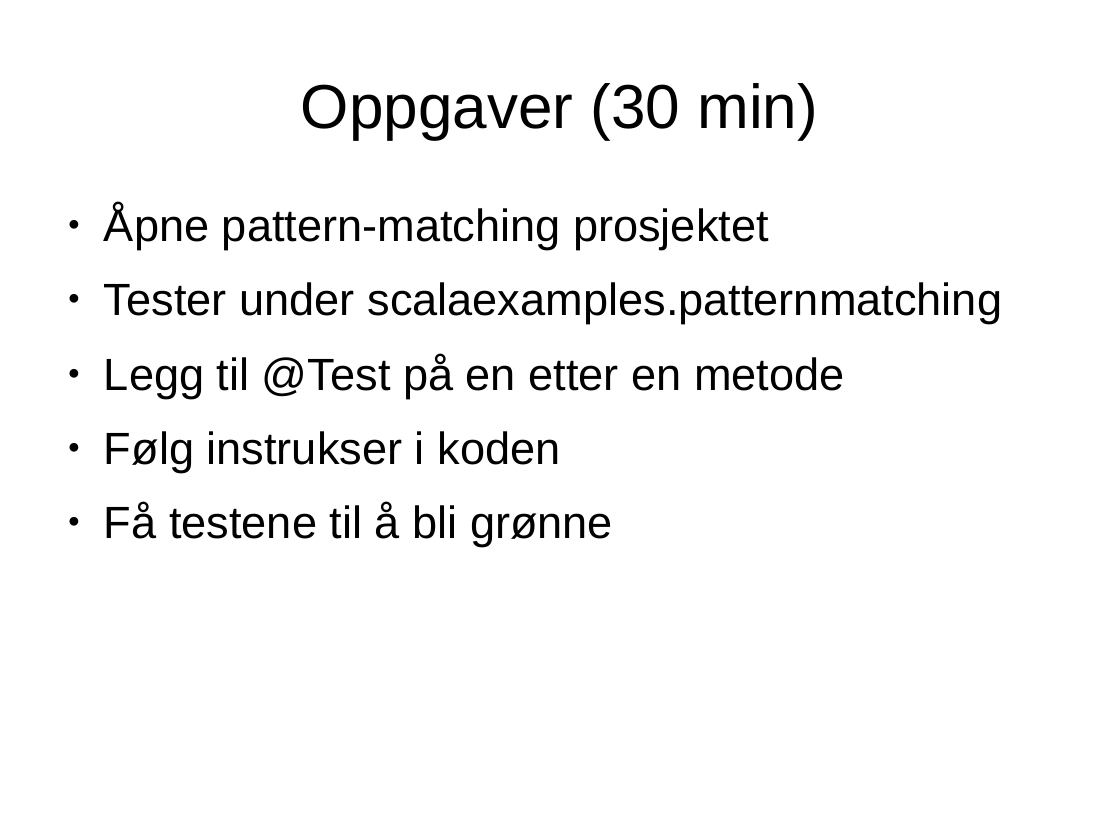
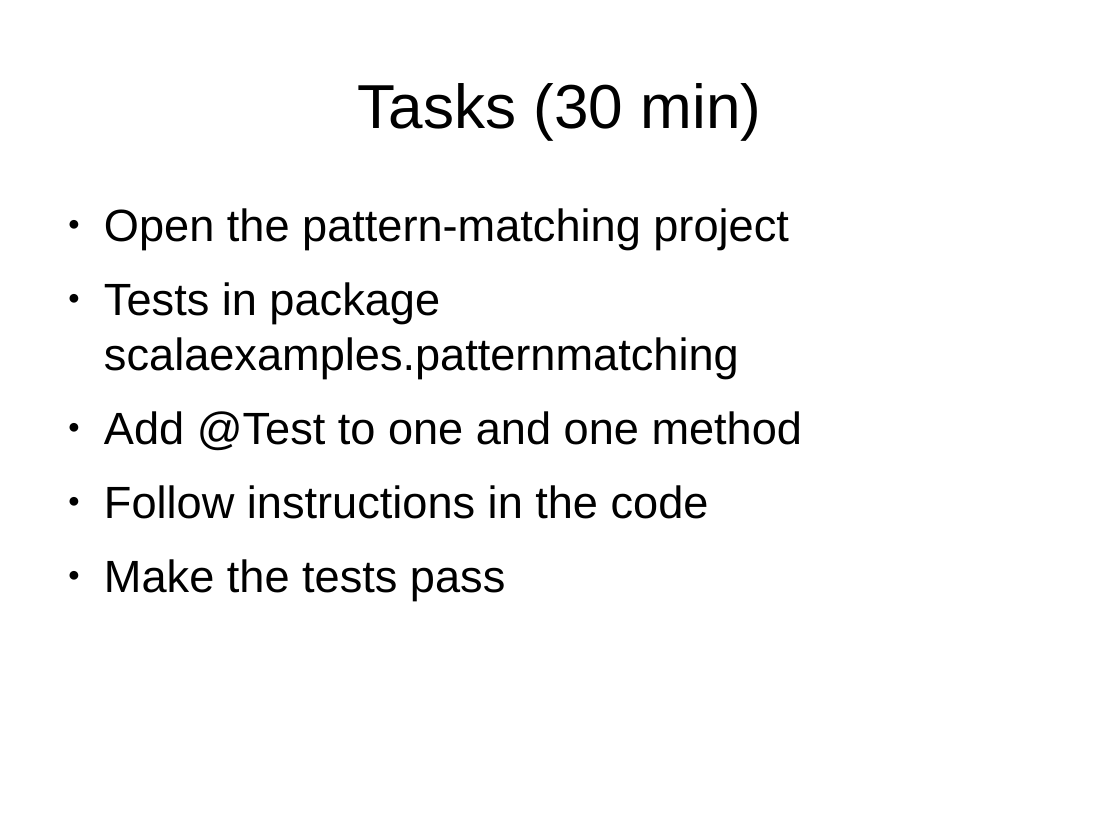
Before and after one commit to javaBin/scala-training-slides, a slide deck: slide 19 of 1.5 - PatternMatching.odp. Drawn at 1120x840 pixels with LibreOffice and Linux fonts; fonts in the diff are those of the drawing; background and template pictures are left out. Boxes give left, top, right and bottom in pixels: in the first picture for what was removed or moved away, otherwise in the second. Text is boxed around its words. In the diff, an @@ line names an element or a change of style, - is before the commit and + after.

```diff
--- a/1.5 - PatternMatching.odp
+++ b/1.5 - PatternMatching.odp
@@ title at (358,83,762,139): text changed @@
-Oppgaver (30 min)
+Tasks (30 min)
@@ text at (104,208,803,601): text changed @@
-● Åpne pattern-matching prosjektet
-● Tester under scalaexamples.patternmatching
-● Legg til @Test på en etter en metode
-● Følg instrukser i koden
-● Få testene til å bli grønne
+● Open the pattern-matching project
+● Tests in package scalaexamples.patternmatching
+● Add @Test to one and one method
+● Follow instructions in the code
+● Make the tests pass
```
Also in this commit, not shown: 15 other slides changed.
